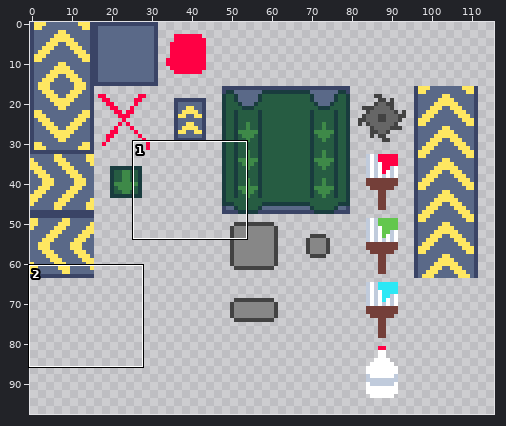
File history of a sprite sheet, gfx/tileset.png. The first picture is a wide view before the edit; the outline marks the close-up.
Close-up. As it was:
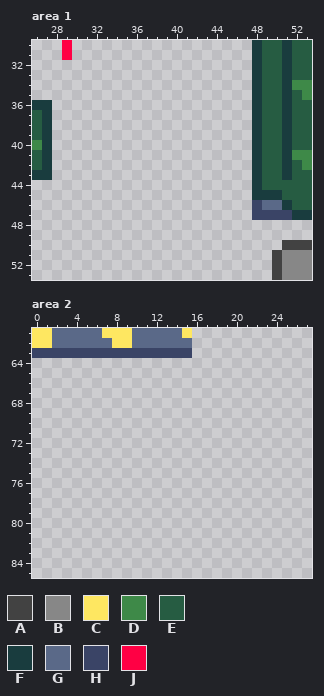
The file is 256x256 pixels. Shown: area 1: x 26..53, y 30..53; area 2: x 0..27, y 61..85. The wide view leaves out empty margins.
Palette (. is transparent): A #424242  B #878787  C #fee761  D #3e8948  E #265c42  F #193c3e  G #5a6988  H #3a4466  J #ff0044
Pixels before, area 1, first column x 26:
30 ...J..................FEEFEE
31 ...J..................FEEFEE
32 ......................FEEFEE
33 ......................FEEFEE
34 ......................FEEFDD
35 ......................FEEFED
36 FF....................FEEFEE
37 EF....................FEEFEE
38 EF....................FEEFEE
39 EF....................FEEFEE
40 DF....................FEEFEE
41 EF....................FEEFDD
42 EF....................FEEFED
43 FF....................FEEFEE
44 ......................FEEEEE
45 ......................FFFEEE
46 ......................HGGFEE
47 ......................HHHHFF
48 ............................
49 ............................
50 .........................AAA
51 ........................ABBB
52 ........................ABBB
53 ........................ABBB
Pixels before, area 2, first column x 0:
61 CCGGGGGCCCGGGGGC
62 CCGGGGGGCCGGGGGG
63 HHHHHHHHHHHHHHHH
The result:
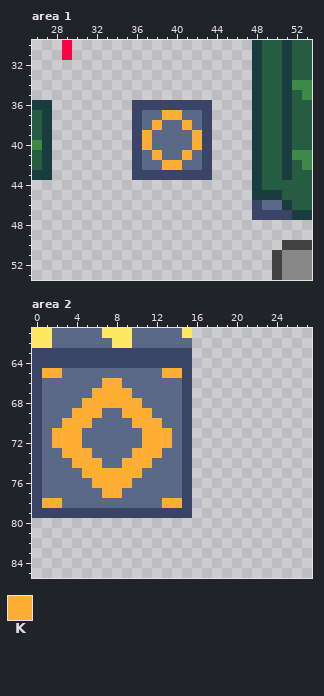
Colours new in this view: K #feae34
The edit:
Changed rows in their new state; - is an unchanged pixel.
Area 1:
first column x 36:
36 HHHHHHHH
37 HGGKKGGH
38 HGKGGKGH
39 HKGGGGKH
40 HKGGGGKH
41 HGKGGKGH
42 HGGKKGGH
43 HHHHHHHH
Area 2:
first column x 0:
64 HHHHHHHHHHHHHHHH
65 HKKGGGGGGGGGGKKH
66 HGGGGGGKKGGGGGGH
67 HGGGGGKKKKGGGGGH
68 HGGGGKKKKKKGGGGH
69 HGGGKKKGGKKKGGGH
70 HGGKKKGGGGKKKGGH
71 HGKKKGGGGGGKKKGH
72 HGKKKGGGGGGKKKGH
73 HGGKKKGGGGKKKGGH
74 HGGGKKKGGKKKGGGH
75 HGGGGKKKKKKGGGGH
76 HGGGGGKKKKGGGGGH
77 HGGGGGGKKGGGGGGH
78 HKKGGGGGGGGGGKKH
79 HHHHHHHHHHHHHHHH
Changed places in both close-ups, as pixel boxes (x1, y1, x2, y2):
added: (132, 100, 212, 180)
added: (32, 358, 192, 518)
